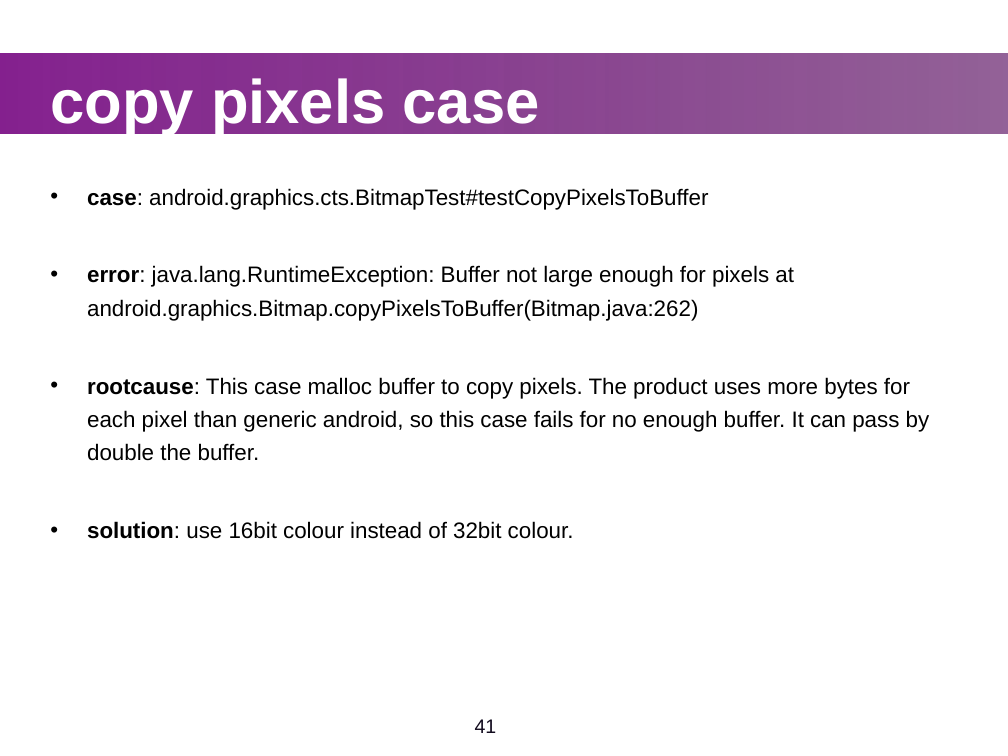
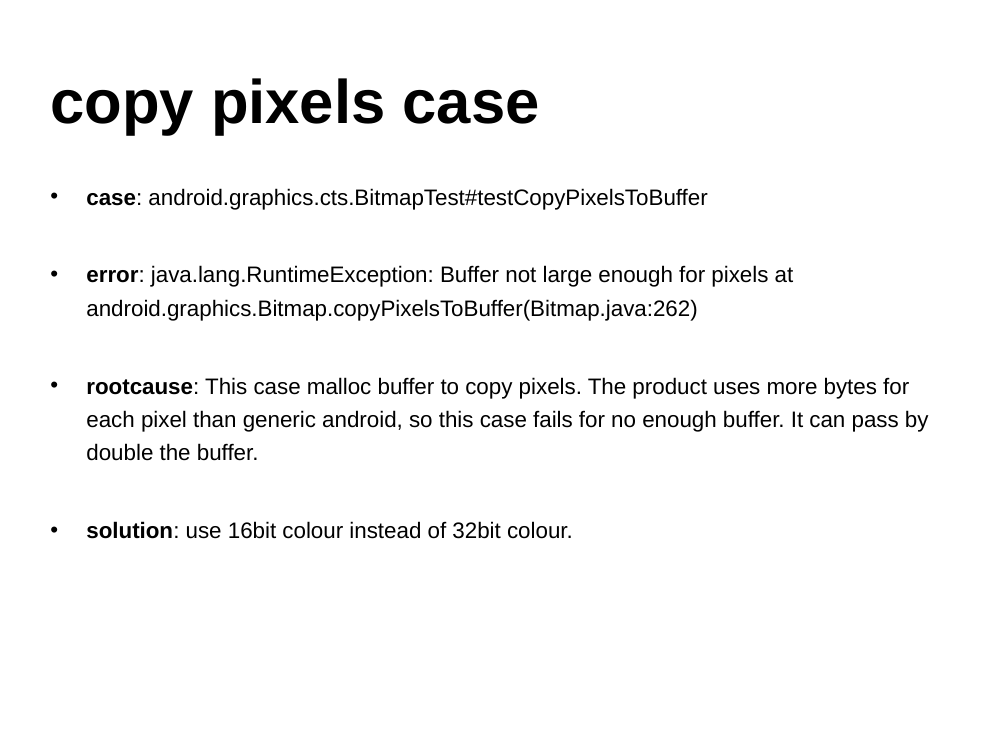
Before and after one commit to widerules/system-information, a slide deck: slide 40 of cts/CTS-training.ppt (slide 41 before the commit). Drawn at 1008x756 pixels with LibreOffice and Linux fonts; fonts in the diff are those of the drawing; background and template pictures are left out. Boxes give left, top, right and bottom in pixels: in the first picture for what was removed or moved away, otherwise in the second. Text is boxed around its words. In the diff, an @@ line names an element or a change of style, - is before the commit and + after.

```diff
--- a/cts/CTS-training.ppt
+++ b/cts/CTS-training.ppt
@@ rectangle removed at (x1=0, y1=53, x2=1008, y2=133) @@
@@ text "copy pixels case" at (x1=50, y1=78, x2=540, y2=135): text colour #FFFFFF to #000000 @@
@@ page number removed at (x1=475, y1=719, x2=497, y2=733) @@
-41
```
Also in this commit, not shown: 40 other slides changed, 1 slide added, 2 slides removed.
